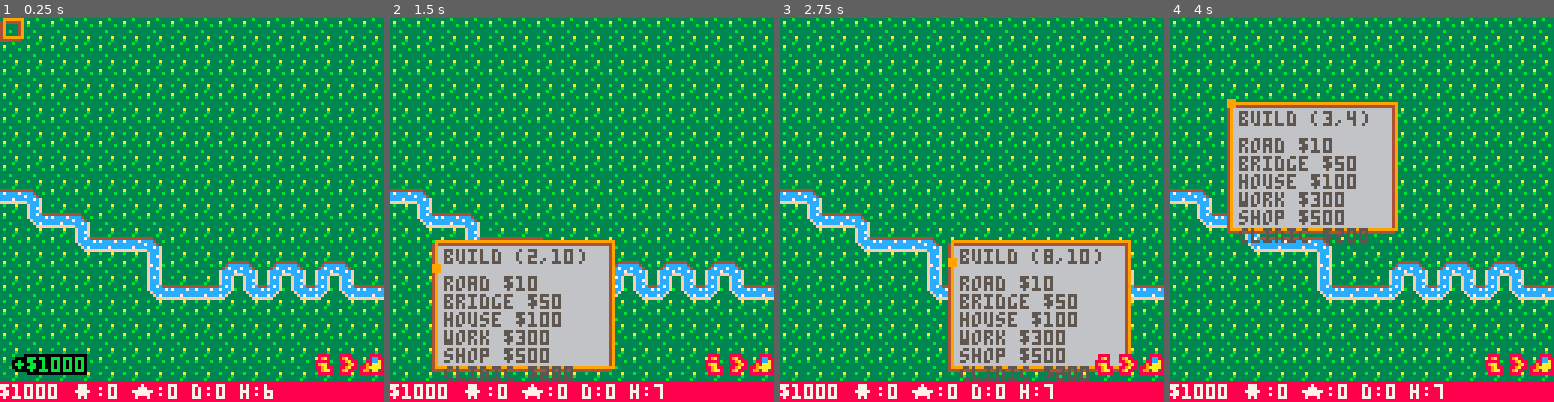
Above: before the commit, frames 1-4 (left to right).
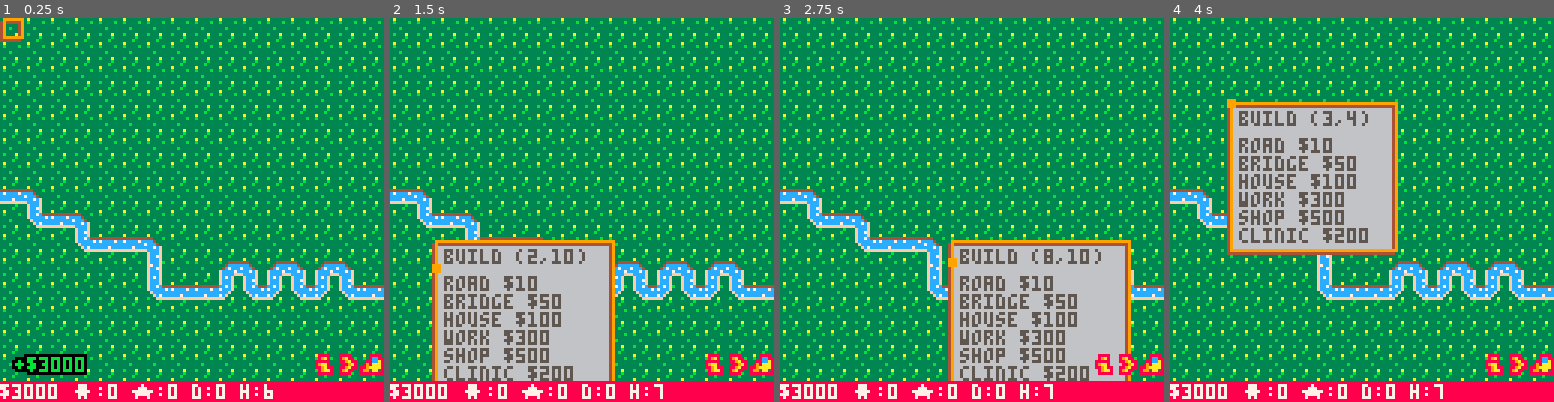
Above: after the commit, the same moments.

Repository: juliusspeak/city_builder
Game: PICO-8 cartridge city_builder.p8
The game is run twice, just before and just after one commit, with the same random seed, the same clock (stepped at 60 frames per second) and the same inputs.
Inputs (mouse positions are in pixels of both pictures, inside the frame that each line leads up to):
- Up to frame 1 (0.25 s): no input
- Up to frame 2 (1.5 s): click (670, 121) at 0.67 s; click (436, 267) at 1.22 s
- Up to frame 3 (2.75 s): click (887, 114) at 1.77 s; click (952, 259) at 2.32 s
- Up to frame 4 (4 s): click (1404, 106) at 2.87 s; click (1465, 256) at 3.42 s; click (1231, 102) at 3.97 s

The runs differ from the first frame. In frame 1, 19% of the frame differs, in the area x 0-100%, y 0-99%; in frame 2, 17%; in frame 3, 17%; in frame 4, 18%.

Commit message:
fixes, music

Diff:
--- a/build.lua
+++ b/build.lua
@@ -8,7 +8,6 @@
 		money -= price
 		local building = building(bld,x,y)
 		add(builds,building)
-
 		sfx(1)
 	end
 end
@@ -82,9 +81,11 @@
 		obj["max tenants"] = 100
 	elseif name == "work" then
 		obj["workers"] = 0
+
 		obj["max workers"] = 300
 	elseif name == "shop" then
 		obj["buyers"] = 0
+
 		obj["max buyers"] = 500
 	end
 
@@ -132,6 +133,7 @@
 			bld:self_destroy()
 			del(builds,bld)
 			sfx(2)
+			money += flr(bld_price[bld.sprite]/2)
 		end
 
 	end
--- a/city.lua
+++ b/city.lua
@@ -24,11 +24,11 @@
     end
 
     for house in all(houses) do
-        local part = ceil(100/house["work hr"])
+        local part = ceil(house["max tenants"]/house["work hr"])
         local work = get_nearest_work(house)
 
-        if work != nil and work["workers"] < 300 and house["tenants"] > 0 then
-            local remain = work_increase_workers(work, part)
+        if work != nil and work["workers"] < work["max workers"] and house["tenants"] > 0 then
+            local remain = work_increase_workers(work, min(house["tenants"],part))
             house_reduce_tenats(house, remain)
         end
 
@@ -42,11 +42,11 @@
     end
 
     for house in all(houses) do
-        local part = ceil(100/house["shop hr"])
+        local part = ceil(house["max tenants"]/house["shop hr"])
         local shop = get_nearest_shop(house)
 
-        if shop != nil and shop["buyers"] < 500 and house["tenants"] > 0 then
-            local remain = shop_increase_buyers(shop, part)
+        if shop != nil and shop["buyers"] < shop["max buyers"] and house["tenants"] > 0 then
+            local remain = shop_increase_buyers(shop, min(house["tenants"],part))
             house_reduce_tenats(house, remain)
         end
 
@@ -70,18 +70,19 @@
         local from_bld
         local type
         if from == "work" then
-            part = ceil(100/house["work hr"])
+            part = ceil(house["max tenants"]/house["work hr"])
             from_bld = get_nearest_work(house)
             type = "workers"
         elseif from == "shop" then
-            part = ceil(100/house["work hr"])
+            part = ceil(house["max tenants"]/house["work hr"])
             from_bld = get_nearest_shop(house)
             type = "buyers"
         end
 
 
-        if from_bld != nil and from_bld[type] > 0 and house["tenants"] < 100 then
-            local remain = house_increase_tenats(house, part)
+        if from_bld != nil and from_bld[type] > 0 and house["tenants"] < house["max tenants"] then
+            local remain = house_increase_tenats(house, min(from_bld[type],part))
+
             if from == "work" then
                 work_reduce_workers(from_bld, remain)
             elseif from == "shop" then
@@ -101,7 +102,7 @@
 
     if money >= ceil(workers/10) then
         money -= ceil(workers/10)
-        goods += ceil(workers)
+        goods += ceil(workers/100)
     end
 end
 
@@ -114,10 +115,10 @@
     end
 
     if goods >= 0 then
-        local sold = min(goods,buyers)
+        local sold = min(goods,ceil(buyers/100))
 
         goods -= sold
-        money += ceil(sold/7)
+        money += sold * 15
     end
 end
 function get_blds(name)
--- a/city_builder.p8
+++ b/city_builder.p8
@@ -15,14 +15,14 @@
 #include shop.lua
 
 __gfx__
-000000003333b3335555555555555555555555555555555500555500000000000000000000000000000000000000000006111600061116000000000000000000
-000000003a33333357777777777777755cccccccccccccc50059950000000000000055555555555555500000555555555d1a16005d1a1d550000000000000000
-000000003b3333b357dddddddddddd755c666666666666c500544500555555500005111111111111111500001111111111111600111111110000000000000000
-000000003333333357dddddddddddd755c66666dd66666c5005445005995995000511a1a1a1a1a1a1a1150001a1a1a1a1a1a16001a1a1a1a0000000000000000
-00000000333b333357d6666666666d755c677778877776c555544555544544500611111111111111111116001111111111111600111111110000000000000000
-000000003333333357d6666666666d755c677dd88dd776c55994499554454450061a1d66666666666d1a16006d1a1d666d1a16006d1a1d660000000000000000
-000000003b333a3357777777777777755cccc888888cccc559944995544544550611160000000000061116000611160006111600061116000000000000000000
-0000000033333b335dddddddddddddd557777888888777755994499994494495061a160000000000061a1600061a1600061a1600061a16000000000000000000
+000000003a3333335555555555555555555555555555555500555500000000000000000000000000000000000000000006111600061116000000000000000000
+000000003b3333b357777777777777755cccccccccccccc50059950000000000000055555555555555500000555555555d1a16005d1a1d550000000000000000
+000000003333333357dddddddddddd755c666666666666c500544500555555500005111111111111111500001111111111111600111111110000000000000000
+00000000333b333357dddddddddddd755c66666dd66666c5005445005995995000511a1a1a1a1a1a1a1150001a1a1a1a1a1a16001a1a1a1a0000000000000000
+000000003333333357d6666666666d755c677778877776c555544555544544500611111111111111111116001111111111111600111111110000000000000000
+000000003b333a3357d6666666666d755c677dd88dd776c55994499554454450061a1d66666666666d1a16006d1a1d666d1a16006d1a1d660000000000000000
+0000000033333b3357777777777777755cccc888888cccc559944995544544550611160000000000061116000611160006111600061116000000000000000000
+000000003333b3335dddddddddddddd557777888888777755994499994494495061a160000000000061a1600061a1600061a1600061a16000000000000000000
 00000000000000005dd7cd7cd7cd7cd55775757885d57575599999999449449506111600000ccc00000000000611160006111600000000000000000000000000
 00000000088880005ddccdccdccdccd5577777788d7777755999999999999995061a16000ccc6cc000000000061a1d555d1a1d55000000000000000000000000
 00000000089a88005dddddddddddddd557757575757575755444444444444445061116000c4666c0000000000611111111111111000000000000000000000000
--- a/globals.lua
+++ b/globals.lua
@@ -21,7 +21,7 @@
 
 	particles = {}
 --sprites----------------------
-	road_sprites = {8,9,10,11,12,13,24,25,27,28,40,42, 43,59}
+	road_sprites = {8,9,10,11,12,13,24,27,28,40,42, 43,59}
 	river_sprites = {36,37,38,52,53,54}
 	spr_map = {}
 	for y=-1,16 do
@@ -47,7 +47,7 @@
 	end
 	last_bld = nil
 --info-------------------------
-	money = 1000
+	money = 3000
 	last_money = 0
 	goods = 0
 	last_goods = 0
--- a/house.lua
+++ b/house.lua
@@ -30,7 +30,7 @@
         for house in all(houses) do
             local dist_to_work = dist(house.x,house.y+2,work.x,work.y+2)
             if dist_to_work > 0 then
-                house.works[work] = dist_to_work
+                house.works[work] = get_real_dist(dist_to_work)
             else
                 if has(house.works,work) then
                     house.works[work] = nil
@@ -52,7 +52,7 @@
         for house in all(houses) do
             local dist_to_shop = dist(house.x,house.y+2,shop.x,shop.y+2)
             if dist_to_shop > 0 then
-                house.shops[shop] = dist_to_shop
+                house.shops[shop] = get_real_dist(dist_to_shop)
             else
                 if has(house.shops,shop) then
                     house.shops[shop] = nil
@@ -61,7 +61,14 @@
         end
     end
 end
-
+function get_real_dist(val)
+    if flr(val/5) < 1 then
+        val = 1
+    else
+        val = flr(val/5)
+    end
+    return val
+end
 function update_house_connects_to_shops()
     for house in all(get_blds("house")) do
 
--- a/main.lua
+++ b/main.lua
@@ -1,11 +1,13 @@
 function _init()
 	set_globals()
 	poke(0x5f2d, 0x1)
-	draw_river(0,flr(rnd(5))+5)
-	fix_roads()
+	map_preporation()
 end
 
 function _update()
+	--if stat(57) == false then
+	--	music(0, 500)
+	--end
 	update_globals()
 	input()
 end
--- a/roads.lua
+++ b/roads.lua
@@ -32,11 +32,11 @@
 
 function set_sides(n,s,e,w,x,y)
 	local spr_n
+	if not n and not s and e and w then
+		spr_n = 9
+	end
 	if n and s and not e and not w then
 		spr_n = 24
-	end
-	if not n and not s and e and w then
-		spr_n = 9
 	end
 	if not n and not s and	not e and w then
 		spr_n = 9
@@ -76,6 +76,9 @@
 	end
 	if n and e and not w and not s then
 		spr_n = 42
+	end
+	if spr_n == nil then
+    	spr_n = 9
 	end
 	if spr_map[y][x] != 43 and spr_map[y][x] != 59 then
 		spr_map[y][x] = spr_n
--- a/ui.lua
+++ b/ui.lua
@@ -18,7 +18,7 @@
 	local title
 	title = cur_window .. " (".. tostr(ceil(win_x/8))..","..tostr(ceil(win_y/8)).. ")"
 	local w = #title * 4 + 10
-	local h = 42
+	local h = #building_names * 7 + 7
 	if cur_window != "build" then
 		win_x, win_y = 8, 8
 		w, h = 108, 108
@@ -78,8 +78,16 @@
 
 	local n = 1
 	for name, data in pairs(bld:get_info()) do
-		local line = name.." "..tostr(data)
+		local line = name
+		local line2 = tostr(data)
+		local col2 = 1
+		if line2 == "yes" then
+			col2 = 3
+		elseif line2 == "no" then
+			col2 = -8
+		end
 		print(line,x+3,y+6+6*n,5)
+		print(line2,x+3+#line*4,y+6+6*n,col2)
 		menu_lines[line] = {
 			x = x+3,
 			y = y+6+6*n,
--- a/visuals.lua
+++ b/visuals.lua
@@ -42,7 +42,11 @@
 --hammer
 	if n == 2 then
 		if cur_menu_line != "road" and cur_menu_line != "bridge" then
-			rect(x,y,x+16,y+16,6)
+			if can_build(x/8,y/8,bld_price[cur_menu_line],cur_menu_line) then
+				rect(x,y,x+16,y+16,6)
+			else
+				rect(x,y,x+16,y+16,8)
+			end
 		end
 		spr(25,x,y)
 	end
@@ -349,3 +353,8 @@
 	end
 	return sprites[flr(rnd(#sprites))+1]
 end
+
+function map_preporation()
+	draw_river(0,flr(rnd(5))+5)
+	fix_roads()
+end
Not shown, changed: the music (__music__) section of city_builder.p8
Not shown, changed: the sound effects (__sfx__) section of city_builder.p8
